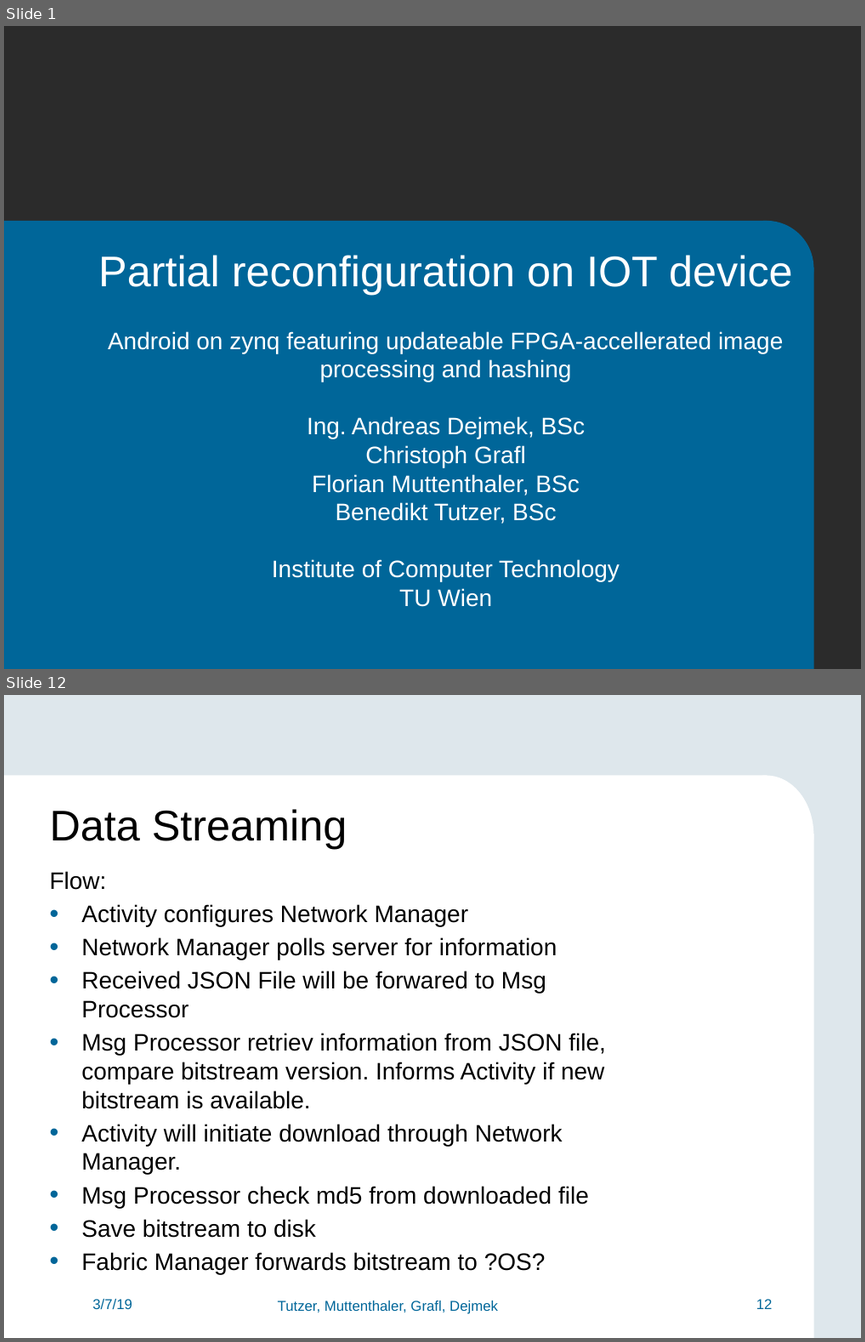
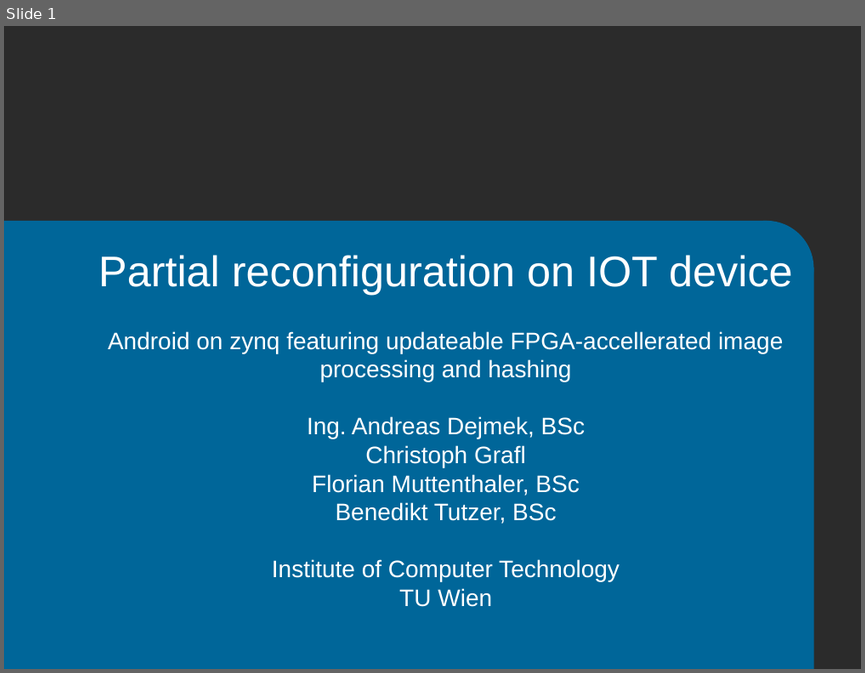
Before and after one commit to FlorianMuttenthaler/SocLabPartialReconfigIot, a slide deck: report/Final_presentation.pptx. Shown one above the other, each under a label of ours: slides 1 and 12 before the commit, slide 1 after it; the slides between them are not shown. The pictures are 865x1342 and 865x673 pixels, drawn with LibreOffice and Linux fonts; fonts in the diff are those of the drawing; background and template pictures are left out; a plain dark background stands for a picture behind light text. Boxes give left, top, right and bottom in pixels: in the first picture for what was removed or moved away, otherwise in the second. Text is boxed around its words. In the diff, an @@ line names an element or a change of style, - is before the commit and + after.

```diff
--- a/report/Final_presentation.pptx
+++ b/report/Final_presentation.pptx
@@ slide 12 removed at (4,695,861,1338), background #DEE7EC @@
@@ rectangle removed at (4,776,767,1338) @@
@@ ellipse removed at (719,776,814,895) @@
@@ text removed at (50,809,347,849) @@
-Data Streaming
@@ rectangle removed at (462,834,814,1338) @@
@@ text removed at (50,871,606,1274) @@
-Flow:
-• Activity configures Network Manager
-• Network Manager polls server for information
-• Received JSON File will be forwared to Msg Processor
-• Msg Processor retriev information from JSON file, compare bitstream version. Informs Activity if new bitstream is available.
-• Activity will initiate download through Network Manager.
-• Msg Processor check md5 from downloaded file
-• Save bitstream to disk
-• Fabric Manager forwards bitstream to ?OS?
@@ text removed at (92,1299,132,1309) @@
-3/7/19
@@ text removed at (278,1300,498,1314) @@
-Tutzer, Muttenthaler, Grafl, Dejmek
@@ page number removed at (756,1299,772,1309) @@
-12
```
Also in this commit, not shown: 14 slides changed, 5 slides added, 3 other slides removed.
